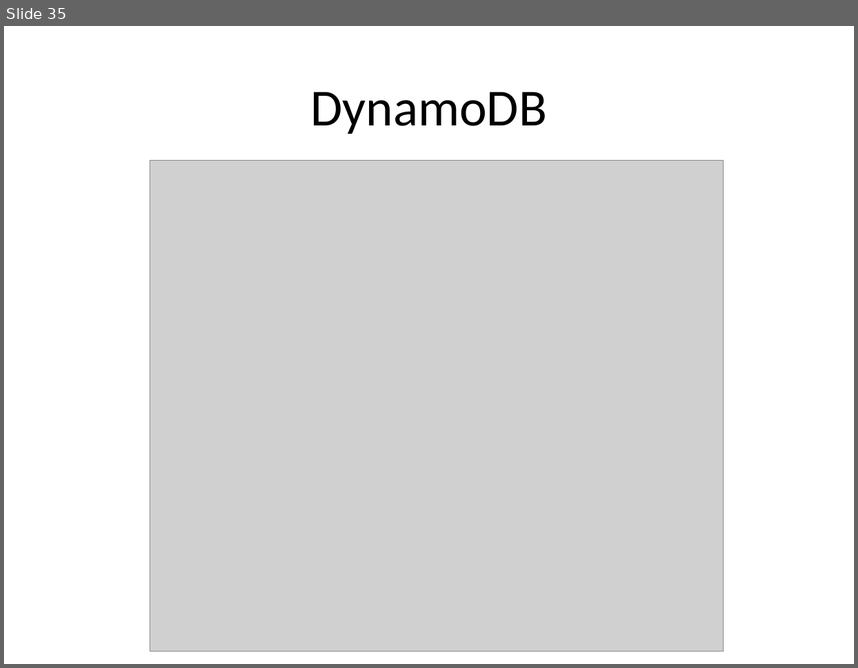
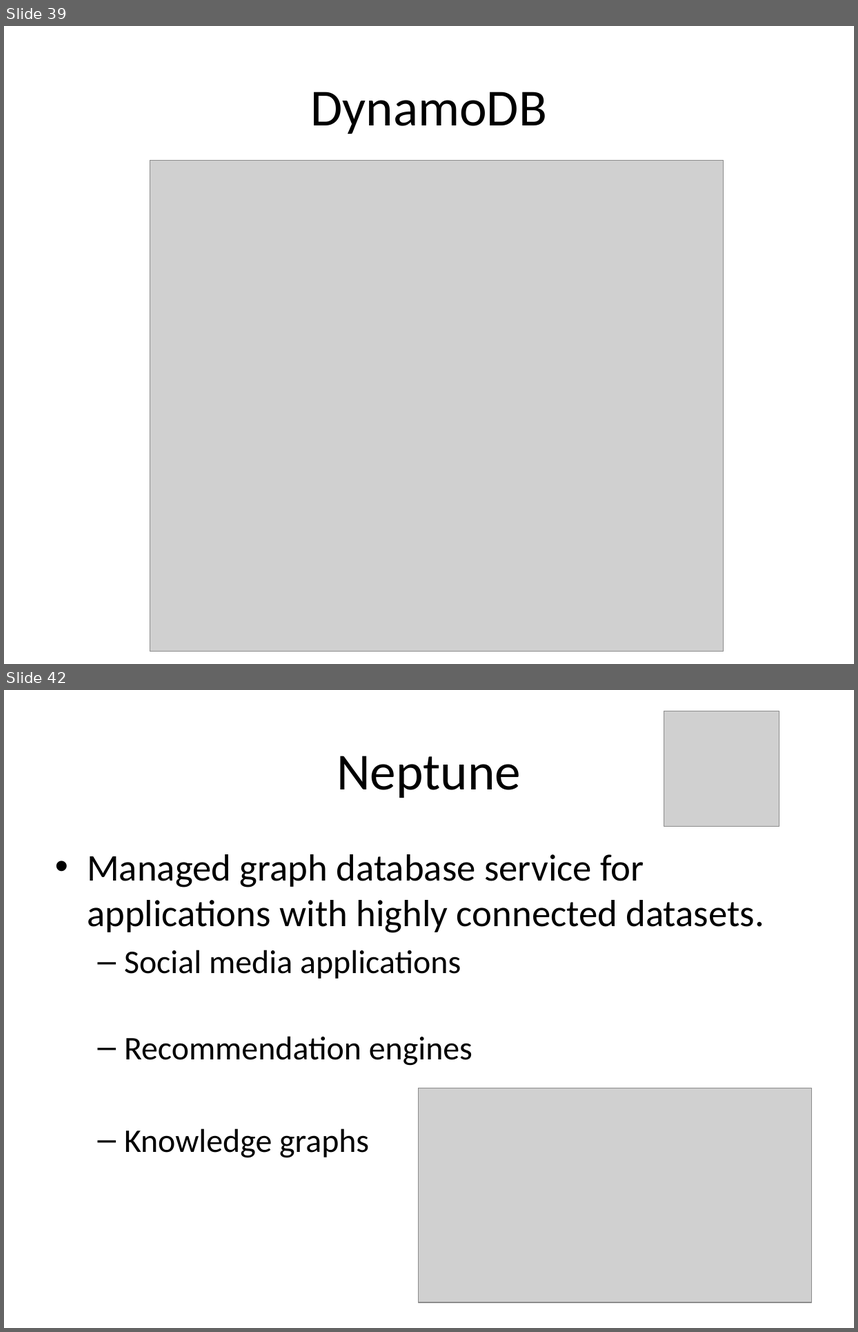
Before and after one commit to jasondbaker/infrastructure-class, a slide deck: lectures/infrastructure-week-4.pptx. Shown one above the other, each under a label of ours: slide 35 before the commit, slides 39 and 42 after it; the slides between them are not shown. The pictures are 858x668 and 858x1332 pixels, drawn with LibreOffice and Linux fonts; fonts in the diff are those of the drawing; grey boxes stand for pictures. Boxes give left, top, right and bottom in pixels: in the first picture for what was removed or moved away, otherwise in the second. Text is boxed around its words. In the diff, an @@ line names an element or a change of style, - is before the commit and + after.

Commit message:
update lectures with new AWS services and changes

```diff
--- a/lectures/infrastructure-week-4.pptx
+++ b/lectures/infrastructure-week-4.pptx
@@ slide 42 added at (4, 690, 854, 1328), background #FFFFFF @@
@@ picture added at (664, 711, 780, 827) @@
@@ title added at (337, 756, 521, 798), 44 pt, text #000000 @@
+Neptune
@@ text added at (87, 854, 764, 1158), 32 pt, text #000000 @@
+• Managed graph database service for applications with highly connected datasets.
+  – Social media applications
+  – Recommendation engines
+  – Knowledge graphs
@@ picture added at (418, 1088, 811, 1302) @@
@@ what was slide 35 is now slide 39 @@
```
Also in this commit, not shown: 7 slides changed, 7 other slides added, 1 slide removed.
